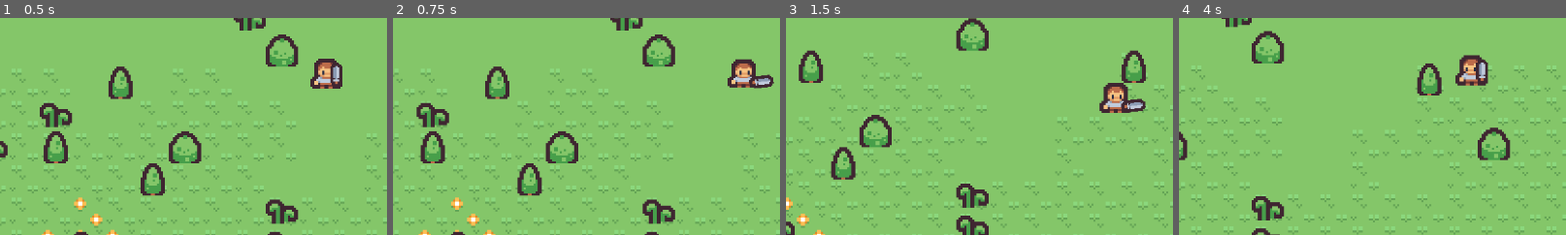
Above: before the commit, frames 1-4 (left to right).
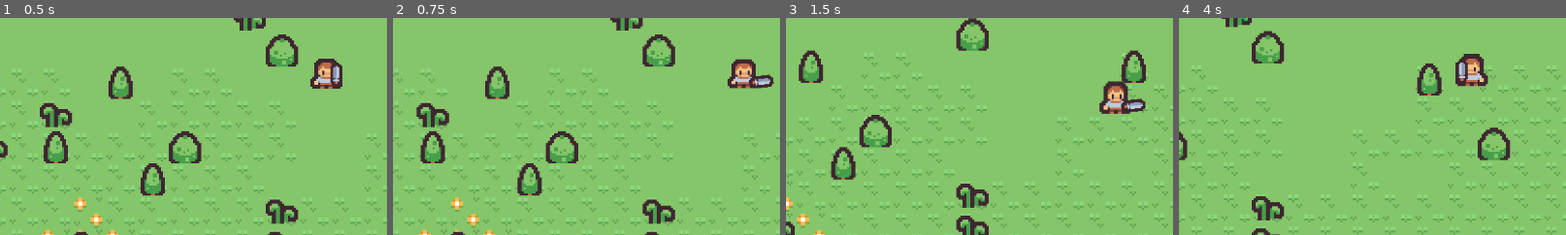
Above: after the commit, the same moments.

Repository: mastercuber55/ProceduralTerrainGeneration2D
Game: Godot game, scene res://Scenes/SceneGame.tscn
The game is run twice, just before and just after one commit, with the same random seed, the same clock (stepped at 60 frames per second) and the same inputs.
Inputs (mouse positions are % of the whole screen's width and height, from its top left):
- Up to frame 1 (0.5 s): no input
- Up to frame 2 (0.75 s): tap Enter at 0.5 s; move the mouse to (72, 45) at 0.52 s; hold D (MoveRight) from 0.53 s (still down); click (72, 45) at 0.6 s
- Up to frame 3 (1.5 s): move the mouse to (30, 55) at 1.27 s; release D (MoveRight) at 1.28 s; hold S (MoveDown) from 1.28 s (still down); click (30, 55) at 1.35 s
- Up to frame 4 (4 s): move the mouse to (60, 28) at 2.02 s; release S (MoveDown) at 2.03 s; hold D (MoveRight) 2.03-2.78 s; click (60, 28) at 2.1 s; move the mouse to (45, 70) at 2.77 s; hold W (MoveUp) 2.78-3.53 s; click (45, 70) at 2.85 s; move the mouse to (80, 65) at 3.52 s; hold A (MoveLeft) from 3.53 s (still down); click (80, 65) at 3.6 s
The pictures show only the part of the screen within x 8-58%, y 37-87%; the shares and areas given below are measured in that part.

Frame 1 is identical in both runs. In frame 2, less than 0.1% of the frame differs, in the area x 86-94%, y 21-33%; in frame 3, 0.2%; in frame 4, 0.7%, in the area x 71-80%, y 16-32%.

Commit message:
Fixed player scale inversion

Diff:
--- a/Scenes/Player.tscn
+++ b/Scenes/Player.tscn
@@ -3,8 +3,32 @@
 [ext_resource type="Script" uid="uid://c72vtb2eum4ck" path="res://Scripts/Player.gd" id="1_kyqiw"]
 [ext_resource type="Texture2D" uid="uid://dlu03i2ad1pmp" path="res://Assets/dungeon.png" id="2_gntrk"]
 
-[sub_resource type="RectangleShape2D" id="RectangleShape2D_j8om2"]
-size = Vector2(8, 13)
+[sub_resource type="Animation" id="Animation_gntrk"]
+length = 0.001
+tracks/0/type = "value"
+tracks/0/imported = false
+tracks/0/enabled = true
+tracks/0/path = NodePath(".:rotation")
+tracks/0/interp = 1
+tracks/0/loop_wrap = true
+tracks/0/keys = {
+"times": PackedFloat32Array(0),
+"transitions": PackedFloat32Array(1),
+"update": 0,
+"values": [0.0]
+}
+tracks/1/type = "value"
+tracks/1/imported = false
+tracks/1/enabled = true
+tracks/1/path = NodePath(".:position")
+tracks/1/interp = 1
+tracks/1/loop_wrap = true
+tracks/1/keys = {
+"times": PackedFloat32Array(0),
+"transitions": PackedFloat32Array(1),
+"update": 0,
+"values": [Vector2(5, 8)]
+}
 
 [sub_resource type="Animation" id="Animation_kyqiw"]
 resource_name = "Swing"
@@ -34,57 +58,31 @@
 "values": [Vector2(5, 8), Vector2(2, 5), Vector2(5, 8)]
 }
 
-[sub_resource type="Animation" id="Animation_gntrk"]
-length = 0.001
-tracks/0/type = "value"
-tracks/0/imported = false
-tracks/0/enabled = true
-tracks/0/path = NodePath(".:rotation")
-tracks/0/interp = 1
-tracks/0/loop_wrap = true
-tracks/0/keys = {
-"times": PackedFloat32Array(0),
-"transitions": PackedFloat32Array(1),
-"update": 0,
-"values": [0.0]
-}
-tracks/1/type = "value"
-tracks/1/imported = false
-tracks/1/enabled = true
-tracks/1/path = NodePath(".:position")
-tracks/1/interp = 1
-tracks/1/loop_wrap = true
-tracks/1/keys = {
-"times": PackedFloat32Array(0),
-"transitions": PackedFloat32Array(1),
-"update": 0,
-"values": [Vector2(5, 8)]
-}
-
 [sub_resource type="AnimationLibrary" id="AnimationLibrary_dewec"]
 _data = {
 &"RESET": SubResource("Animation_gntrk"),
 &"Swing": SubResource("Animation_kyqiw")
 }
 
+[sub_resource type="RectangleShape2D" id="RectangleShape2D_j8om2"]
+size = Vector2(8, 13)
+
 [node name="Player" type="CharacterBody2D"]
 script = ExtResource("1_kyqiw")
 
-[node name="PlayerSprite" type="Sprite2D" parent="."]
+[node name="Pivot" type="Node2D" parent="."]
+
+[node name="PlayerSprite" type="Sprite2D" parent="Pivot"]
 texture = ExtResource("2_gntrk")
 region_enabled = true
 region_rect = Rect2(16, 112, 16, 16)
 
-[node name="CollisionShape2D" type="CollisionShape2D" parent="."]
-position = Vector2(0, 1.5)
-shape = SubResource("RectangleShape2D_j8om2")
-
-[node name="Camera2D" type="Camera2D" parent="."]
+[node name="Camera2D" type="Camera2D" parent="Pivot"]
 zoom = Vector2(3, 3)
 limit_enabled = false
 position_smoothing_enabled = true
 
-[node name="Weapon" type="Sprite2D" parent="."]
+[node name="Weapon" type="Sprite2D" parent="Pivot"]
 position = Vector2(5, 8)
 scale = Vector2(0.75, 0.75)
 texture = ExtResource("2_gntrk")
@@ -92,7 +90,11 @@
 region_enabled = true
 region_rect = Rect2(160, 128, 16, 16)
 
-[node name="AnimationPlayer" type="AnimationPlayer" parent="Weapon"]
+[node name="AnimationPlayer" type="AnimationPlayer" parent="Pivot/Weapon"]
 libraries = {
 &"": SubResource("AnimationLibrary_dewec")
 }
+
+[node name="CollisionShape2D" type="CollisionShape2D" parent="."]
+position = Vector2(0, 1.5)
+shape = SubResource("RectangleShape2D_j8om2")
--- a/Scripts/Player.gd
+++ b/Scripts/Player.gd
@@ -2,25 +2,25 @@
 
 const SPEED := 100.0
 
-@onready var sprite := $PlayerSprite
-@onready var weapon := $Weapon
+@onready var sprite := $Pivot/PlayerSprite
+@onready var weapon := $Pivot/Weapon
 
 func _physics_process(_delta: float) -> void:
 
 	velocity = Input.get_vector("MoveLeft", "MoveRight", "MoveUp", "MoveDown") * SPEED
 
 	if velocity.x < 0:
-		sprite.flip_h = true
+		$Pivot.scale.x = -1
 	elif velocity.x > 0:
-		sprite.flip_h = false
+		$Pivot.scale.x = 1
 
 	if velocity.length() > 0:
-		var time = Time.get_ticks_msec() / 100
+		var time = Time.get_ticks_msec() * 0.01
 		sprite.scale.y  = 1 + sin(time) / 10
 	else:
-		sprite.scale = Vector2.ONE
+		sprite.scale.y = 1
 
 	if Input.is_action_just_pressed("Attack"):
-		$Weapon/AnimationPlayer.play("Swing")
+		weapon.get_node("AnimationPlayer").play("Swing")
 
 	move_and_slide()
